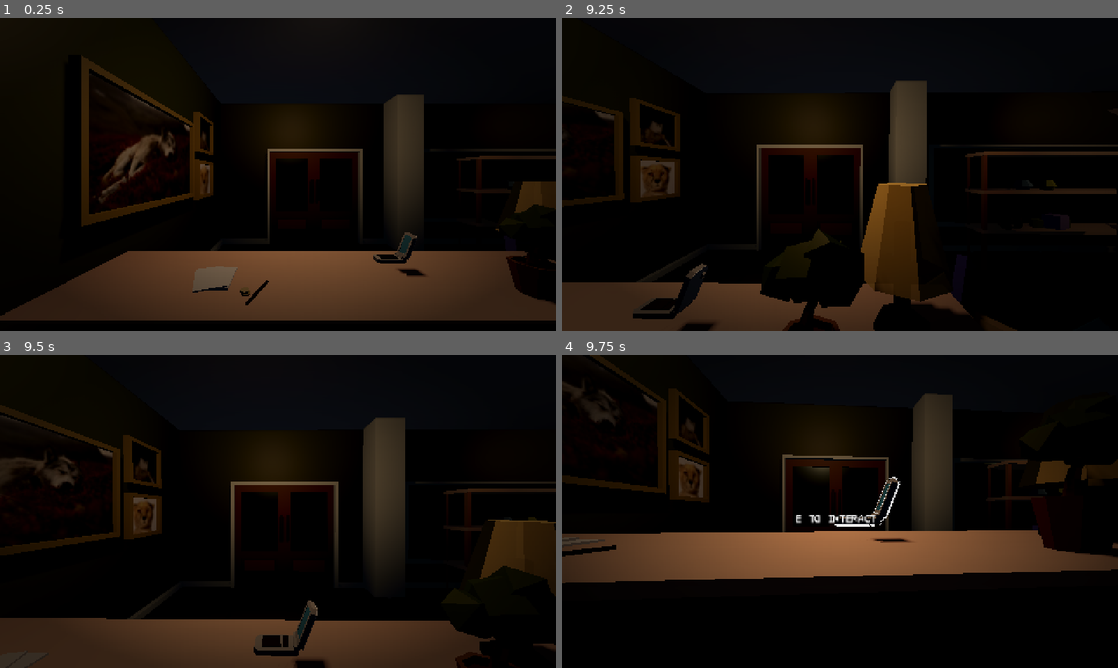
Above: before the commit, frames 1-4 (two rows, left to right).
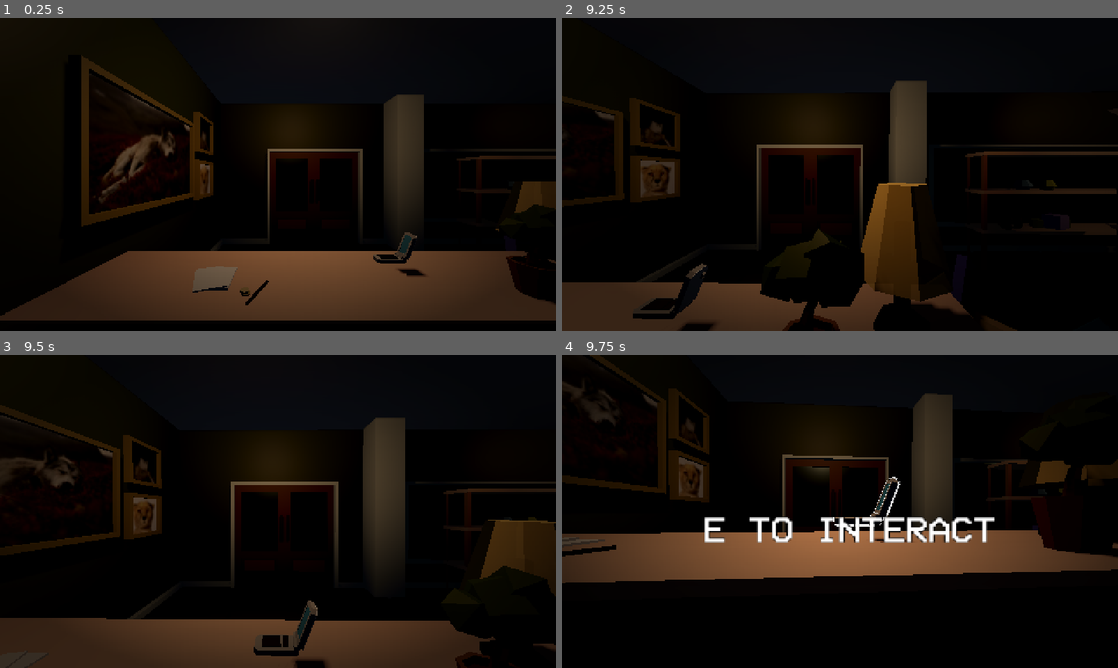
Above: after the commit, the same moments.

Repository: kaminaryu/project-found-footage
Game: Godot game, scene res://scenes/main_walk.tscn
The game is run twice, just before and just after one commit, with the same random seed, the same clock (stepped at 60 frames per second) and the same inputs.
Inputs (mouse positions are in pixels of both pictures, inside the frame that each line leads up to):
- Up to frame 1 (0.25 s): no input
- Up to frame 2 (9.25 s): tap Enter (ui_accept) at 0.5, 0.77, 1.52, 2.75, 3.02, 3.5, 3.77, 4.52, 5.75, 6.02, 6.77, 7.52, 8.75, 9.02 s; move the mouse to (867, 174) at 0.52 s; hold Shift (crouch) 0.53-1.28 s; hold W (move_forward) 0.53-5.78 s; click (867, 174) at 0.67 s; move the mouse to (812, 174) at 1.27 s; tap E (interact) at 1.35, 4.35, 7.35 s; click (812, 174) at 1.42 s; move the mouse to (851, 168) at 2.02 s; hold Q (use_phone) 2.03-2.78 s; click (851, 168) at 2.17 s; move the mouse to (834, 180) at 2.77 s; tap Backspace at 2.85, 5.85, 8.85 s; click (834, 180) at 2.92 s; move the mouse to (878, 177) at 3.52 s; hold Shift (crouch) 3.53-4.28 s; click (878, 177) at 3.67 s; move the mouse to (795, 171) at 4.27 s; click (795, 171) at 4.42 s; move the mouse to (845, 174) at 5.02 s; hold Q (use_phone) 5.03-5.78 s; click (845, 174) at 5.17 s; move the mouse to (817, 168) at 5.77 s; hold D (move_right) 5.78-6.53 s; click (817, 168) at 5.92 s; move the mouse to (867, 174) at 6.52 s; hold Shift (crouch) 6.53-7.28 s; hold W (move_forward) 6.53-8.78 s; click (867, 174) at 6.67 s; move the mouse to (812, 174) at 7.27 s; click (812, 174) at 7.42 s; move the mouse to (851, 168) at 8.02 s; hold Q (use_phone) 8.03-8.78 s; click (851, 168) at 8.17 s; move the mouse to (834, 180) at 8.77 s; hold A (move_left) from 8.78 s (still down); click (834, 180) at 8.92 s
- Up to frame 3 (9.5 s): keep holding A (move_left)
- Up to frame 4 (9.75 s): move the mouse to (878, 514) at 9.52 s; release A (move_left) at 9.53 s; hold W (move_forward) from 9.53 s (still down); hold Shift (crouch) from 9.53 s (still down); click (878, 514) at 9.67 s

Frames 1-3 are identical in both runs. In frame 4, 2.1% of the frame differs, in the area x 25-78%, y 51-60%.

Commit message:
Added main menu.

Diff:
--- a/Assets/UI/FoundFootageLabel.tres
+++ b/Assets/UI/FoundFootageLabel.tres
@@ -4,6 +4,6 @@
 
 [resource]
 font = ExtResource("1_0qtq3")
-font_size = 8
+font_size = 29
 outline_size = 2
 outline_color = Color(0, 0, 0, 1)
--- /dev/null
+++ b/scenes/main_menu.tscn
@@ -0,0 +1,53 @@
+[gd_scene format=3 uid="uid://sdm4yfj3wgm2"]
+
+[ext_resource type="PackedScene" uid="uid://c2mp7uwqtluom" path="res://scaryroom.tscn" id="1_l6cm7"]
+[ext_resource type="LabelSettings" uid="uid://cpki6obufybp4" path="res://Assets/UI/FoundFootageLabel.tres" id="2_ekxnf"]
+
+[sub_resource type="Gradient" id="Gradient_yw17q"]
+colors = PackedColorArray(0, 0, 0, 0, 0, 0, 0, 0.7058824)
+
+[sub_resource type="GradientTexture2D" id="GradientTexture2D_bqqt6"]
+gradient = SubResource("Gradient_yw17q")
+fill = 1
+fill_from = Vector2(0.5, 0.50289017)
+fill_to = Vector2(1, 0.7283237)
+
+[node name="MainMenu" type="Node3D" unique_id=1174019499]
+
+[node name="scaryroom" parent="." unique_id=1464608254 instance=ExtResource("1_l6cm7")]
+
+[node name="Camera3D" type="Camera3D" parent="scaryroom" unique_id=1139492500]
+transform = Transform3D(-0.4098671, -4.580622e-09, -0.91214526, 0.05870843, 0.9979266, -0.026380293, 0.91025394, -0.06436303, -0.4090173, 4.592174, 1.3362297, -3.5497332)
+
+[node name="CanvasLayer2" type="CanvasLayer" parent="." unique_id=1348227183]
+layer = 2
+
+[node name="Title" type="Label" parent="CanvasLayer2" unique_id=1973910244]
+anchors_preset = 8
+anchor_left = 0.5
+anchor_top = 0.5
+anchor_right = 0.5
+anchor_bottom = 0.5
+offset_left = -38.0
+offset_top = 1.0
+offset_right = 23.0
+offset_bottom = 9.0
+grow_horizontal = 2
+grow_vertical = 2
+theme_override_font_sizes/font_size = 96
+text = "game_final.exe"
+label_settings = ExtResource("2_ekxnf")
+horizontal_alignment = 1
+uppercase = true
+
+[node name="CanvasLayer" type="CanvasLayer" parent="." unique_id=1494729830]
+
+[node name="Vigenette" type="TextureRect" parent="CanvasLayer" unique_id=188956709]
+anchors_preset = 15
+anchor_right = 1.0
+anchor_bottom = 1.0
+grow_horizontal = 2
+grow_vertical = 2
+mouse_filter = 2
+texture = SubResource("GradientTexture2D_bqqt6")
+expand_mode = 1
